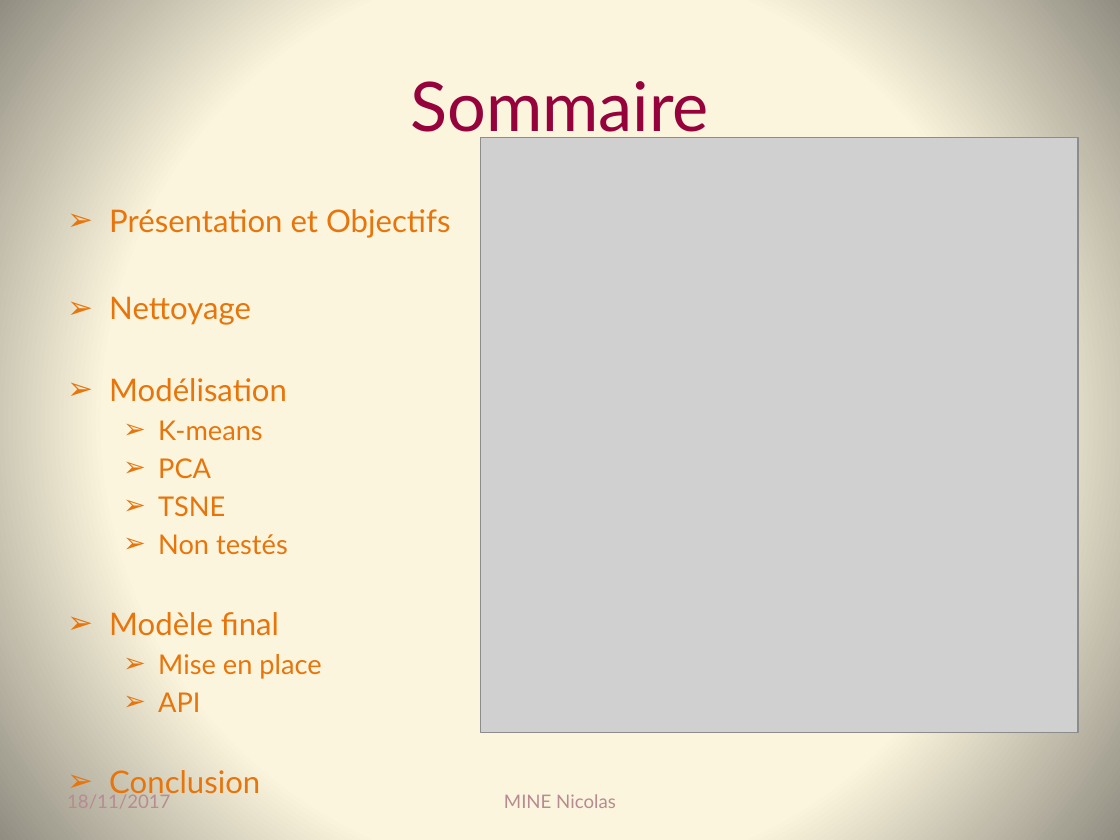
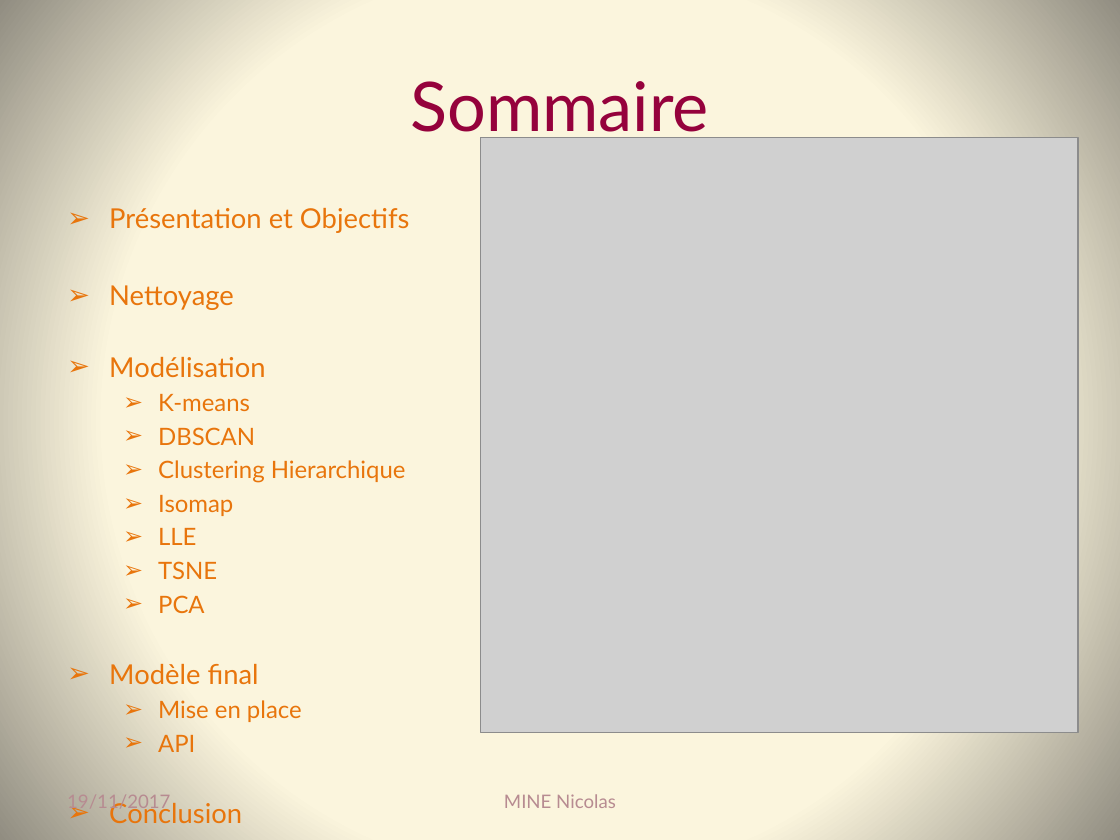
Before and after one commit to Coni63/OC_DS, a slide deck: slide 2 of Projet 3 - recomm. de films/Presentation-projet_3.pptx. Drawn at 1120x840 pixels with LibreOffice and Linux fonts; fonts in the diff are those of the drawing; grey boxes stand for pictures. Boxes give left, top, right and bottom in pixels: in the first picture for what was removed or moved away, otherwise in the second. Text is boxed around its words. In the diff, an @@ line names an element or a change of style, - is before the commit and + after.

Commit message:
Mise a jour de la présentation

```diff
--- a/Projet 3 - recomm. de films/Presentation-projet_3.pptx
+++ b/Projet 3 - recomm. de films/Presentation-projet_3.pptx
@@ text at (109, 208, 410, 752): size 20 to 17.6 pt in "Présentation et Objectifs", "Nettoyage", "Modélisation", "Modèle final" and 1 more places; size 17.5 to 15.4 pt in "K-means", "PCA", "Mise en place", "API" @@
@@ text at (158, 427, 406, 579): paragraphs added @@
+  ➢ DBSCAN
+  ➢ Clustering Hierarchique
+  ➢ Isomap
+  ➢ LLE
+  ➢ TSNE
@@ text at (158, 496, 288, 555): paragraphs removed @@
-  ➢ TSNE
-  ➢ Non testés
@@ text at (67, 795, 170, 812): text changed @@
-18/11/2017
+19/11/2017
```
Also in this commit, not shown: 4 other slides changed, 7 slides added, 13 other files.
